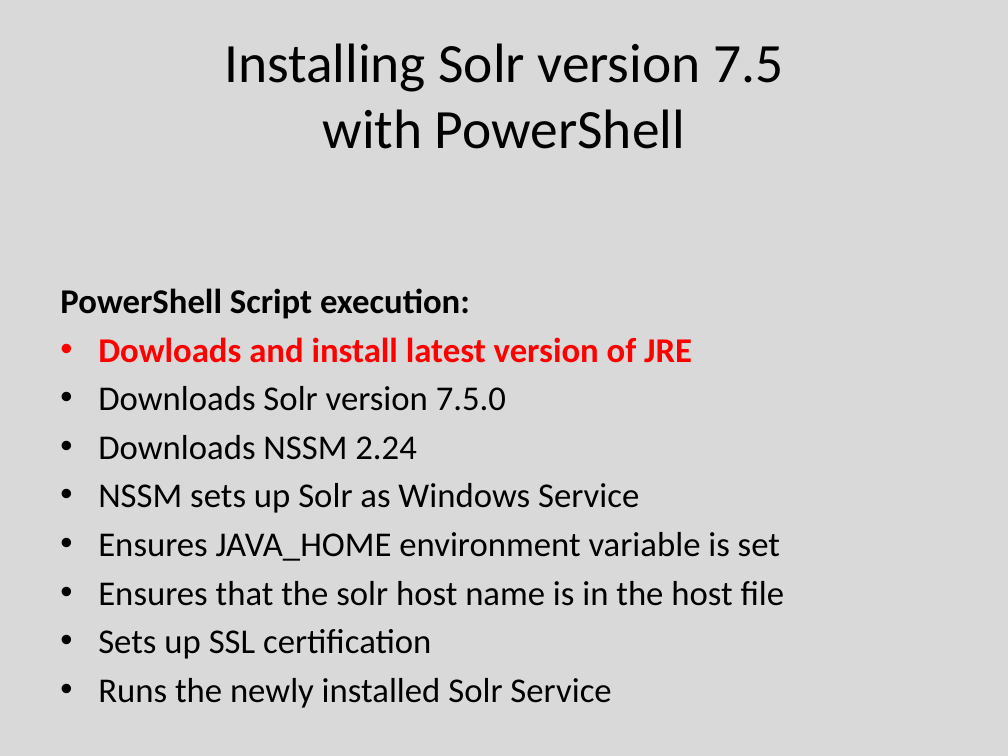
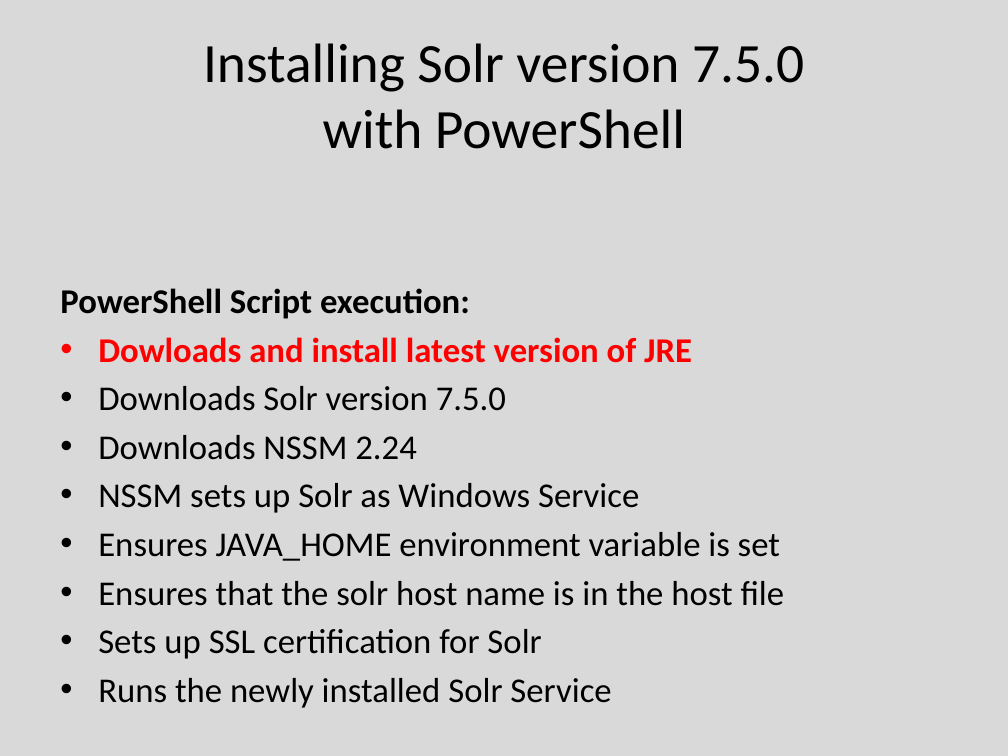
Before and after one commit to erjan123/Sitecore, a slide deck: slide 3 of Sitecore/PowershellScripts/Sitecore Solr/2.Installing-Uninstalling-Solr-JRE.pptm. Drawn at 1008x756 pixels with LibreOffice and Linux fonts; fonts in the diff are those of the drawing. Boxes give left, top, right and bottom in pixels: in the first picture for what was removed or moved away, otherwise in the second. Text is boxed around its words. In the diff, an @@ line names an element or a change of style, - is before the commit and + after.

```diff
--- a/Sitecore/PowershellScripts/Sitecore Solr/2.Installing-Uninstalling-Solr-JRE.pptm
+++ b/Sitecore/PowershellScripts/Sitecore Solr/2.Installing-Uninstalling-Solr-JRE.pptm
@@ title at bbox=[203, 43, 804, 149]: text changed @@
-Installing Solr version 7.5
-with PowerShell
+Installing Solr version 7.5.0
+with PowerShell
@@ text at bbox=[98, 629, 541, 659]: text changed @@
-• Sets up SSL certification
+• Sets up SSL certification for Solr
```
Also in this commit, not shown: 1 other file.
